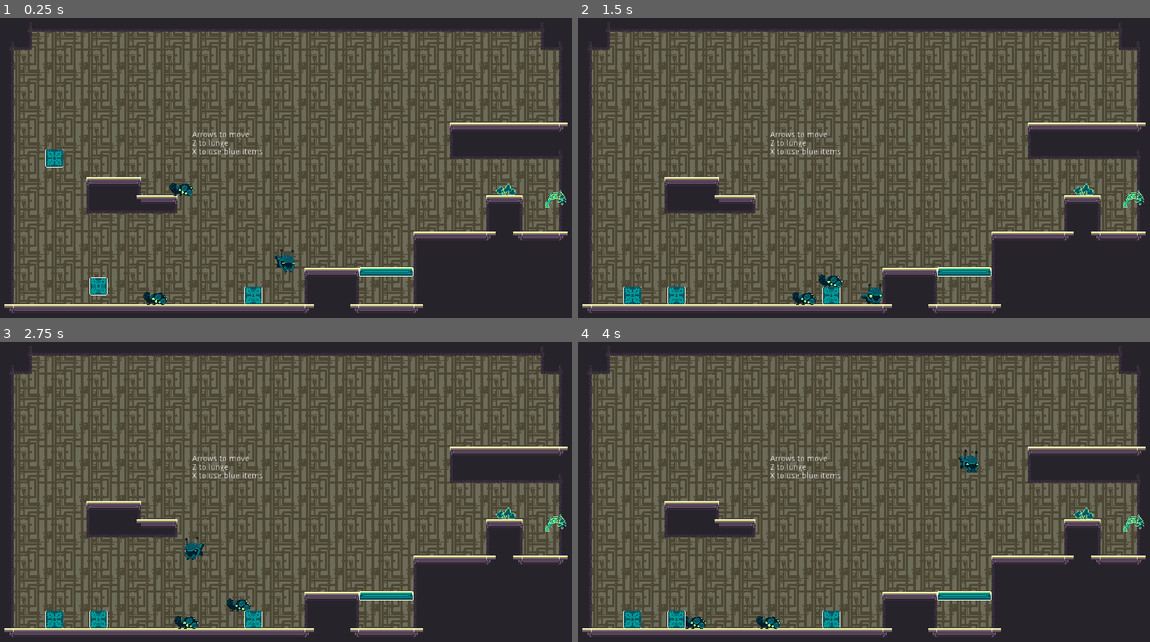
Above: before the commit, frames 1-4 (two rows, left to right).
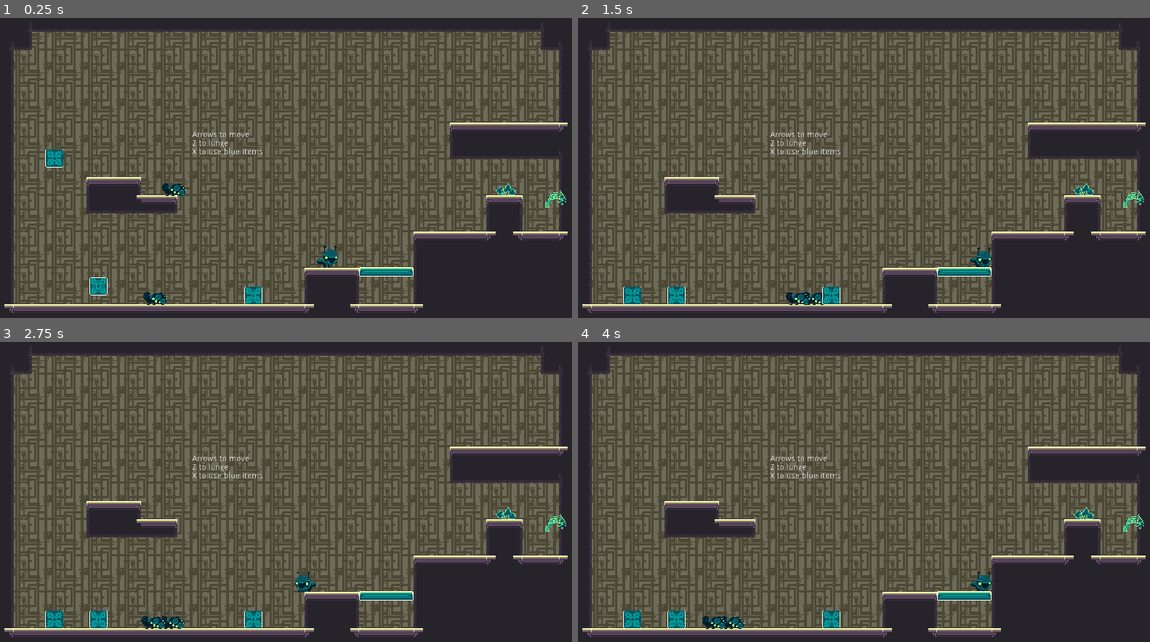
Above: after the commit, the same moments.

Repository: aveswoods/game-off-2021
Game: Godot game, scene res://creatures/test_scene.tscn
The game is run twice, just before and just after one commit, with the same random seed, the same clock (stepped at 60 frames per second) and the same inputs. Sound files missing from this copy of the repository are replaced by a short silence.
Inputs:
- Up to frame 1 (0.25 s): no input
- Up to frame 2 (1.5 s): hold Right (ui_right) from 0.53 s (still down); tap Z (ui_accept) at 0.77 s
- Up to frame 3 (2.75 s): tap Z (ui_accept) at 1.52 s; release Right (ui_right) at 2.03 s; hold Left (ui_left) from 2.03 s (still down)
- Up to frame 4 (4 s): release Left (ui_left) at 2.78 s; hold Right (ui_right) from 2.78 s (still down); tap Z (ui_accept) at 3.02, 3.77 s

The runs differ from the first frame. In frame 1, 0.5% of the frame differs, in the area x 28-60%, y 54-85%; in frame 2, 0.6%; in frame 3, 0.8%; in frame 4, 0.8%, in the area x 16-73%, y 35-96%.

Commit message:
Added time multiplier variable to Enemy.gd: changes flow of time for an instance

Diff:
--- a/creatures/enemies/Enemy.gd
+++ b/creatures/enemies/Enemy.gd
@@ -12,6 +12,7 @@
 
 # Game variables
 var _stun_timer = Timer.new()
+var time_multiplier = 1.0
 var hp = 0
 var invincible = false
 var controlled = false
@@ -63,12 +64,12 @@
 
 func _physics_process(delta):
 	# Add gravity
-	velocity.y += gravity
+	velocity.y += gravity * pow(time_multiplier, 2)
 	# Add friction/acceleration
 	if movement_velocity.is_equal_approx(Vector2(0, 0)):
-		velocity.x = lerp(velocity.x, 0, friction)
+		velocity.x = lerp(velocity.x, 0, friction * time_multiplier) * time_multiplier
 	else:
-		velocity.x = lerp(movement_velocity.x, velocity.x, acceleration)
+		velocity.x = lerp(movement_velocity.x, velocity.x, acceleration * time_multiplier) * time_multiplier
 
 	if _bumping:
 		velocity += _bump_impulse
--- a/creatures/enemies/test/TestEnemy.gd
+++ b/creatures/enemies/test/TestEnemy.gd
@@ -31,7 +31,7 @@
 		if Input.is_action_pressed("ui_right"):
 			movement_velocity.x += walk_speed
 		if Input.is_action_just_pressed("ui_up") and is_on_floor():
-			velocity.y = jump_impulse
+			velocity.y = jump_impulse * time_multiplier
 	# Standard behavior
 	else:
 		if not _stunned:
@@ -41,7 +41,7 @@
 func _on_Timer_timeout():
 	# Jump!
 	if is_on_floor() and not _stunned and not controlled:
-		velocity.y = jump_impulse
+		velocity.y = jump_impulse * time_multiplier
 
 
 func _on_EnemyHitbox_hitbox_entered():
--- a/creatures/test_scene.tscn
+++ b/creatures/test_scene.tscn
@@ -20,7 +20,7 @@
 region_rect = Rect2( 0, 0, 1220, 540 )
 
 [node name="Player" parent="." instance=ExtResource( 1 )]
-position = Vector2( 506.75, 375.422 )
+position = Vector2( 585.886, 413.191 )
 
 [node name="TileMap" type="TileMap" parent="." groups=[
 "environment",
@@ -33,7 +33,7 @@
 tile_data = PoolIntArray( -1, 0, 0, -65536, 0, 1, -65535, 0, 1, -65534, 0, 1, -65533, 0, 1, -65532, 0, 1, -65531, 0, 1, …(4908 unchanged characters)…
 
 [node name="TestEnemy" parent="." instance=ExtResource( 3 )]
-position = Vector2( 301.277, 286.711 )
+position = Vector2( 287.788, 290.308 )
 
 [node name="TestEnemy2" parent="." instance=ExtResource( 3 )]
 position = Vector2( 254.798, 452.775 )
